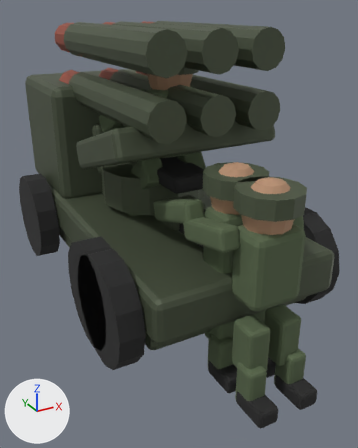
The glTF model art-src/blender/exports/vehicle_rig.glb as it was, and as the next commit left it.
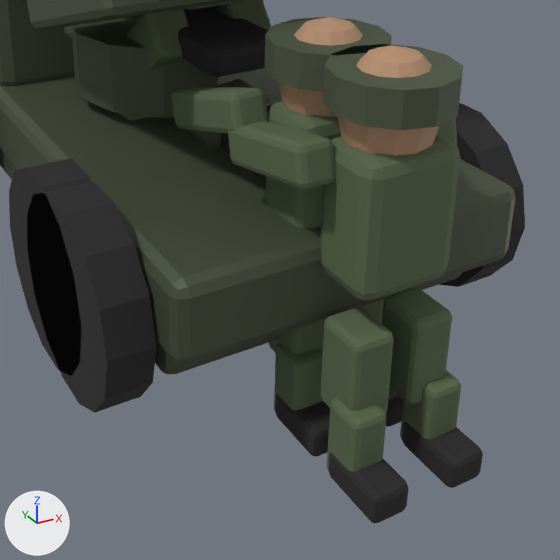
Old and new are each drawn whole from a 50 mm lens placed at (-1.43, -2.98, 1.83), pointed at (0.05, -0.29, 0.48) and again close up on the part from 18% to 100% of the width and 34% to 100% of the height. The lights are fixed; the arrows at lower left show +X, +Y and +Z. The older version's two pictures come first. Vertices at exactly the same position are counted once.

The first close-up shows 'GEO-AA-Gunner-Head', 'GEO-AA-Gunner-Helmet', 'GEO-AA-Rider-Uniform', 'GEO-AA-Vehicle-Metal', 'GEO-AA-Vehicle-Rubber', 'GEO-Moto-Rider-Uniform', 'GEO-Moto-Vehicle-Rubber', 'GEO-Rocket-Gunner-Head', 'GEO-Rocket-Gunner-Helmet', 'GEO-Rocket-Rider-Uniform', 'GEO-Rocket-Vehicle-Metal', 'GEO-Rocket-Vehicle-Rubber' and 1 more.
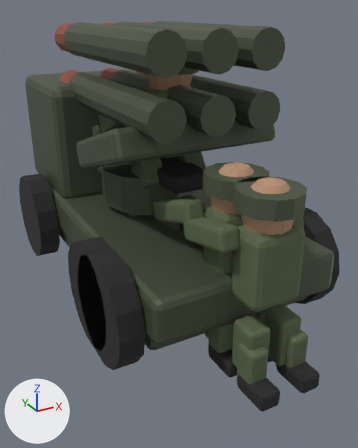
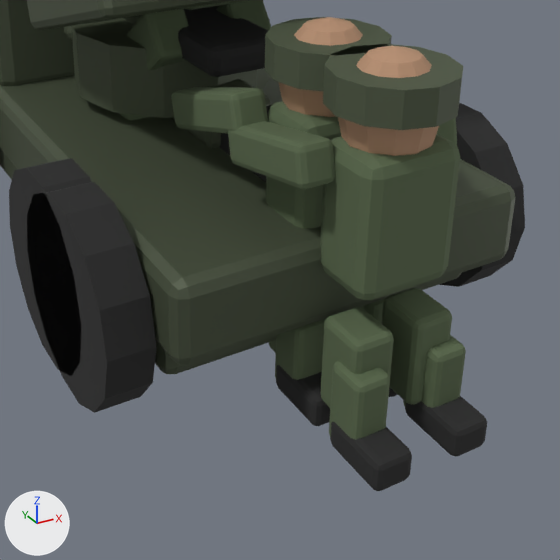
The change, as a list of edits to the scene's bpy script:
```text
Change me_cube_019:
    used by ob_geo_aa_vehicle_rubber; location = (0.0, 0.0, 0.0)
    remove me_cube_019.from_pydata(...)  # 264 vertices, 500 faces; spans x -0.73..0.73, y -1.27..1.35, z -0.11..1.09
    add me_cube_019.from_pydata(...)  # 264 vertices, 500 faces; spans x -0.73..0.73, y -1.27..1.35, z 0.0..1.09
    me_cube_019 part 1: the loose piece of 56 vertices spanning x 0.07..0.19, y -1.27..-1.05, z -0.11..-0.01 is moved by (0.0, 0.0, 0.11)
    me_cube_019 part 2: the loose piece of 56 vertices spanning x -0.19..-0.07, y -1.27..-1.05, z -0.11..-0.01 is moved by (0.0, 0.0, 0.11)
Change me_cube_029:
    used by ob_geo_rocket_rider_uniform; location = (0.0, 0.0, 0.0)
    remove me_cube_029.from_pydata(...)  # 392 vertices, 756 faces; spans x -0.255..0.255, y -1.445..-0.866, z -0.11..0.874
    add me_cube_029.from_pydata(...)  # 392 vertices, 756 faces; spans x -0.255..0.255, y -1.445..-0.866, z 0.01..0.874
    me_cube_029 part 3: the loose piece of 56 vertices spanning x 0.075..0.185, y -1.445..-1.315, z -0.11..0.15 is moved by (0.0, 0.0, 0.12)
    me_cube_029 part 4: the loose piece of 56 vertices spanning x -0.185..-0.075, y -1.445..-1.315, z -0.11..0.15 is moved by (0.0, 0.0, 0.12)
Change me_cube_032:
    used by ob_geo_rocket_vehicle_rubber; location = (0.0, 0.0, 0.0)
    remove me_cube_032.from_pydata(...)  # 224 vertices, 424 faces; spans x -0.73..0.73, y -1.55..1.04, z -0.11..0.63
    add me_cube_032.from_pydata(...)  # 224 vertices, 424 faces; spans x -0.73..0.73, y -1.55..1.04, z 0.0..0.63
    me_cube_032 part 5: the loose piece of 56 vertices spanning x 0.07..0.19, y -1.55..-1.33, z -0.11..-0.01 is moved by (0.0, 0.0, 0.11)
    me_cube_032 part 6: the loose piece of 56 vertices spanning x -0.19..-0.07, y -1.55..-1.33, z -0.11..-0.01 is moved by (0.0, 0.0, 0.11)
```

Location of each change, (x1, y1, x2, y2) in pixels of the close-ups (560 x 560 px; the box of a moved part takes in the faces that stretch with it):
'GEO-Rocket-Rider-Uniform', reshaped (9% shorter): before (228, 118, 461, 472); after (228, 118, 466, 440)
'GEO-Rocket-Vehicle-Rubber', reshaped (8% shorter): before (27, 102, 525, 523); after (27, 102, 525, 491)
'GEO-AA-Vehicle-Rubber', reshaped (mostly hidden): before (9, 158, 404, 456); after (9, 158, 398, 426)
part 1 of me_cube_019, moved or reshaped (mostly hidden afterwards): before (386, 387, 404, 426); after (389, 387, 398, 397)
part 2 of me_cube_019, moved or reshaped: before (275, 395, 330, 456); after (276, 365, 330, 426)
part 3 of me_cube_029, moved or reshaped: before (400, 370, 461, 439); after (403, 335, 466, 408)
part 4 of me_cube_029, moved or reshaped: before (327, 398, 387, 472); after (329, 361, 390, 440)
part 5 of me_cube_032, moved or reshaped: before (402, 422, 483, 488); after (405, 396, 487, 456)
part 6 of me_cube_032, moved or reshaped: before (329, 453, 409, 523); after (330, 422, 412, 491)
